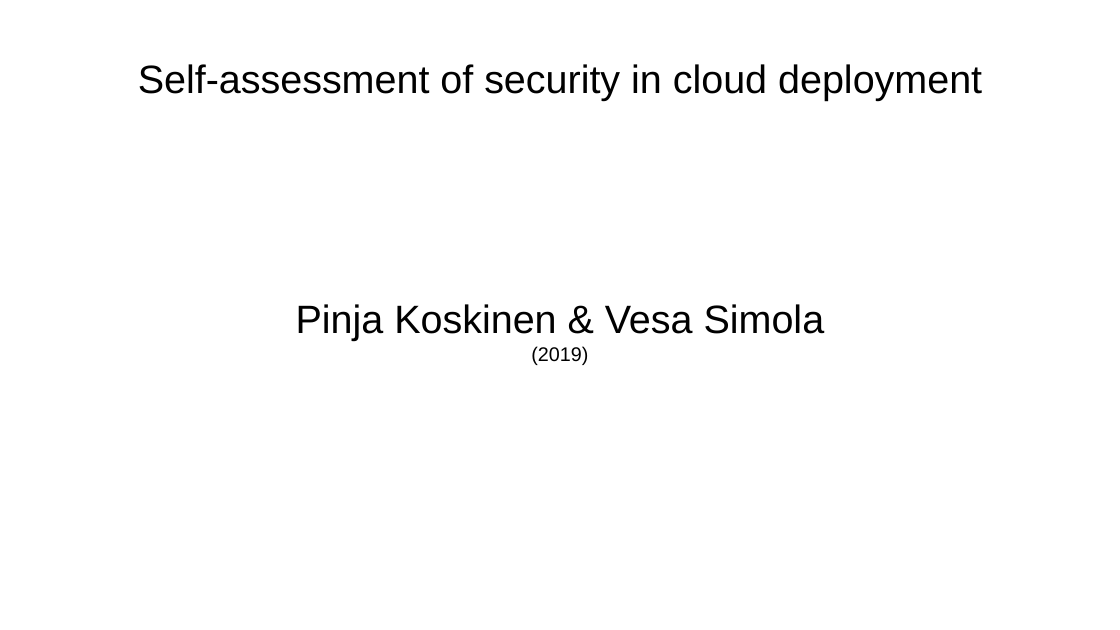
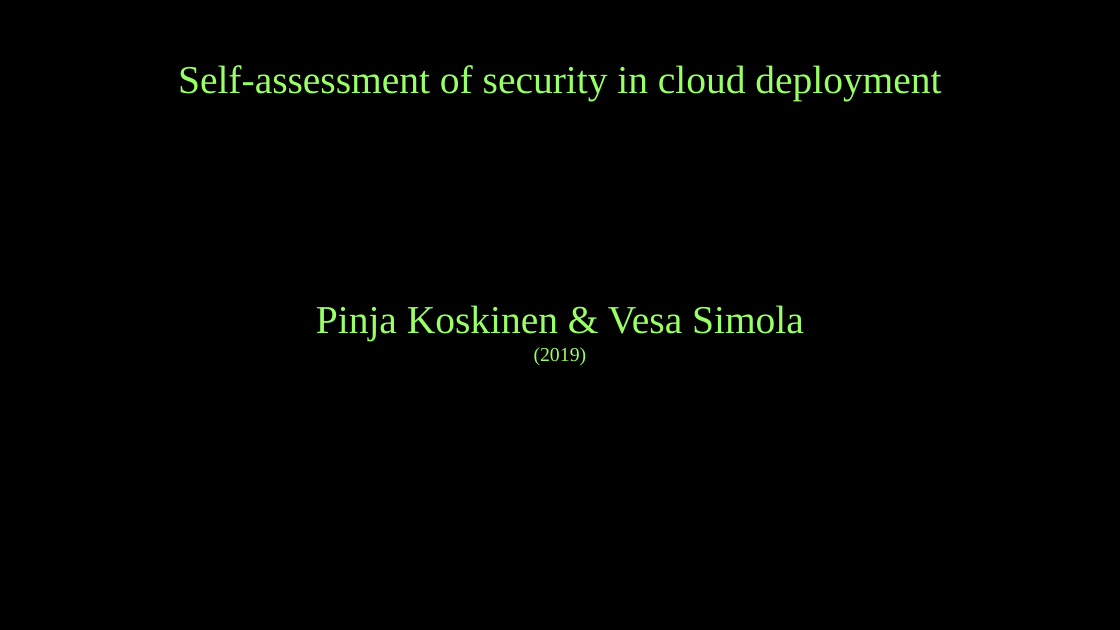
Before and after one commit to kissavideot/thesis, a slide deck: slide 1 of thesis_seminar.odp. Drawn at 1120x630 pixels with LibreOffice and Linux fonts; fonts in the diff are those of the drawing. Boxes give left, top, right and bottom in pixels: in the first picture for what was removed or moved away, otherwise in the second. Text is boxed around its words. In the diff, an @@ line names an element or a change of style, - is before the commit and + after.

```diff
--- a/thesis_seminar.odp
+++ b/thesis_seminar.odp
@@ background #FFFFFF to #000000 @@
@@ title "Self-assessment of security in cloud ..." at [178,65,941,101]: font Arial to Times New Roman, text colour #000000 to #99FF66, highlight none to #000000 @@
@@ subtitle "Pinja Koskinen & Vesa Simola" at [316,305,804,365]: font Arial to Times New Roman, text colour #000000 to #99FF66, highlight none to #000000 @@
```
Also in this commit, not shown: 7 other slides changed.
